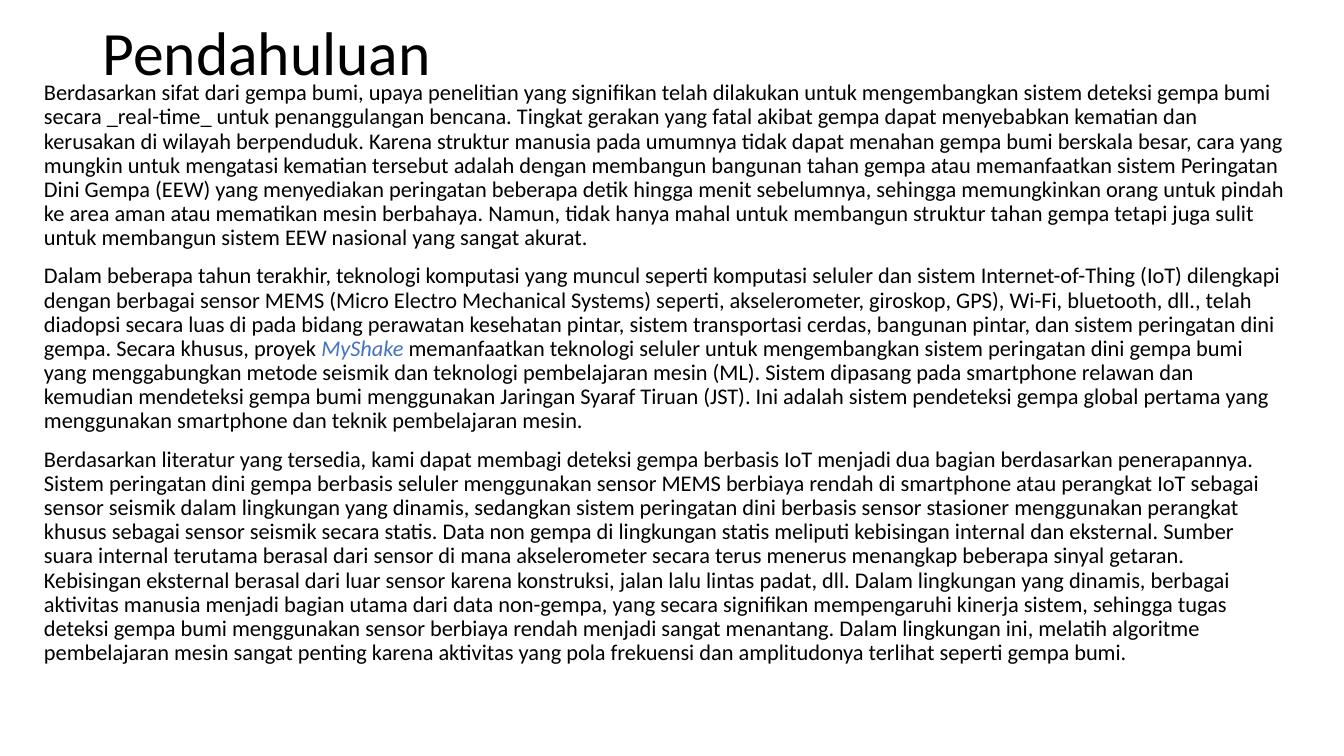
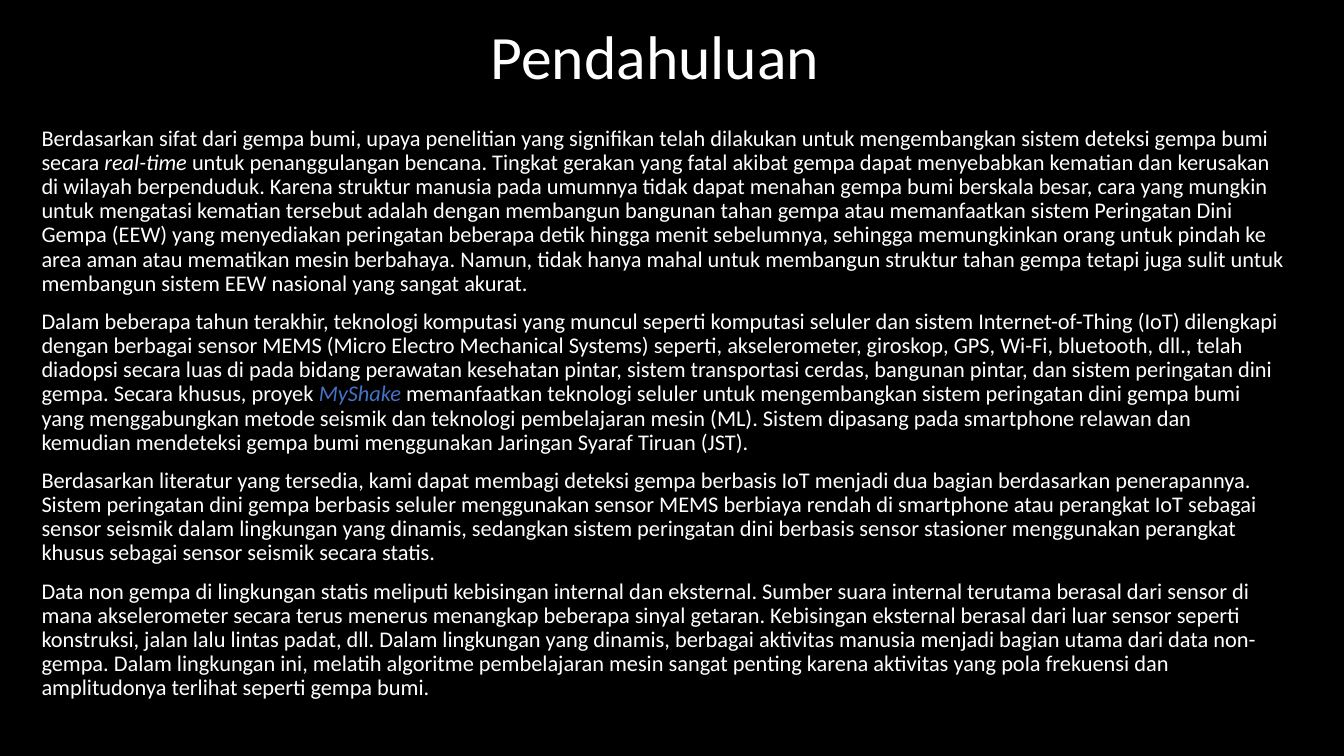
Before and after one commit to juvina03/SBP, a slide deck: slide 3 of PPT_Presentasi_SBP.pptx. Drawn at 1344x756 pixels with LibreOffice and Linux fonts; fonts in the diff are those of the drawing. Boxes give left, top, right and bottom in pixels: in the first picture for what was removed or moved away, otherwise in the second. Text is boxed around its words. In the diff, an @@ line names an element or a change of style, - is before the commit and + after.

```diff
--- a/PPT_Presentasi_SBP.pptx
+++ b/PPT_Presentasi_SBP.pptx
@@ background #FFFFFF to #000000 @@
@@ title "Pendahuluan": place and size @@
-title "Pendahuluan" at [102, 32, 430, 90]
+title "Pendahuluan" at [491, 36, 819, 80]
@@ title "Pendahuluan" at [491, 36, 819, 80]: text colour #000000 to #FFFFFF @@
@@ text at [42, 130, 1284, 699]: text changed; text colour #000000 to #FFFFFF @@
-Berdasarkan sifat dari gempa bumi, upaya penelitian yang signifikan telah dilakukan untuk mengembangkan sistem deteksi gempa bumi secara _real-time_ untuk penanggulangan bencana. Tingkat gerakan yang fatal akibat gempa dapat menyebabkan kematian dan kerusakan di wilayah berpenduduk. Karena struktur manusia pada umumnya tidak dapat menahan gempa bumi berskala besar, cara yang mungkin untuk mengatasi kematian tersebut adalah dengan membangun bangunan tahan gempa atau memanfaatkan sistem Peringatan Dini Gempa (EEW) yang menyediakan peringatan beberapa detik hingga menit sebelumnya, sehingga memungkinkan orang untuk pindah ke area aman atau mematikan mesin berbahaya. Namun, tidak hanya mahal untuk membangun struktur tahan gempa tetapi juga sulit untuk membangun sistem EEW nasional yang sangat akurat.
-Dalam beberapa tahun terakhir, teknologi komputasi yang muncul seperti komputasi seluler dan sistem Internet-of-Thing (IoT) dilengkapi dengan berbagai sensor MEMS (Micro Electro Mechanical Systems) seperti, akselerometer, giroskop, GPS), Wi-Fi, bluetooth, dll., telah diadopsi secara luas di pada bidang perawatan kesehatan pintar, sistem transportasi cerdas, bangunan pintar, dan sistem peringatan dini gempa. Secara khusus, proyek MyShake memanfaatkan teknologi seluler untuk mengembangkan sistem peringatan dini gempa bumi yang menggabungkan metode seismik dan teknologi pembelajaran mesin (ML). Sistem dipasang pada smartphone relawan dan kemudian mendeteksi gempa bumi menggunakan Jaringan Syaraf Tiruan (JST). Ini adalah sistem pendeteksi gempa global pertama yang menggunakan smartphone dan teknik pembelajaran mesin.
-Berdasarkan literatur yang tersedia, kami dapat membagi deteksi gempa berbasis IoT menjadi dua bagian berdasarkan penerapannya. Sistem peringatan dini gempa berbasis seluler menggunakan sensor MEMS berbiaya rendah di smartphone atau perangkat IoT sebagai sensor seismik dalam lingkungan yang dinamis, sedangkan sistem peringatan dini berbasis sensor stasioner menggunakan perangkat khusus sebagai sensor seismik secara statis. Data non gempa di lingkungan statis meliputi kebisingan internal dan eksternal. Sumber suara internal terutama berasal dari sensor di mana akselerometer secara terus menerus menangkap beberapa sinyal getaran. Kebisingan eksternal berasal dari luar sensor karena konstruksi, jalan lalu lintas padat, dll. Dalam lingkungan yang dinamis, berbagai aktivitas manusia menjadi bagian utama dari data non-gempa, yang secara signifikan mempengaruhi kinerja sistem, sehingga tugas deteksi gempa bumi menggunakan sensor berbiaya rendah menjadi sangat menantang. Dalam lingkungan ini, melatih algoritme pembelajaran mesin sangat penting karena aktivitas yang pola frekuensi dan amplitudonya terlihat seperti gempa bumi.
+Berdasarkan sifat dari gempa bumi, upaya penelitian yang signifikan telah dilakukan untuk mengembangkan sistem deteksi gempa bumi secara real-time untuk penanggulangan bencana. Tingkat gerakan yang fatal akibat gempa dapat menyebabkan kematian dan kerusakan di wilayah berpenduduk. Karena struktur manusia pada umumnya tidak dapat menahan gempa bumi berskala besar, cara yang mungkin untuk mengatasi kematian tersebut adalah dengan membangun bangunan tahan gempa atau memanfaatkan sistem Peringatan Dini Gempa (EEW) yang menyediakan peringatan beberapa detik hingga menit sebelumnya, sehingga memungkinkan orang untuk pindah ke area aman atau mematikan mesin berbahaya. Namun, tidak hanya mahal untuk membangun struktur tahan gempa tetapi juga sulit untuk membangun sistem EEW nasional yang sangat akurat.
+Dalam beberapa tahun terakhir, teknologi komputasi yang muncul seperti komputasi seluler dan sistem Internet-of-Thing (IoT) dilengkapi dengan berbagai sensor MEMS (Micro Electro Mechanical Systems) seperti, akselerometer, giroskop, GPS, Wi-Fi, bluetooth, dll., telah diadopsi secara luas di pada bidang perawatan kesehatan pintar, sistem transportasi cerdas, bangunan pintar, dan sistem peringatan dini gempa. Secara khusus, proyek MyShake memanfaatkan teknologi seluler untuk mengembangkan sistem peringatan dini gempa bumi yang menggabungkan metode seismik dan teknologi pembelajaran mesin (ML). Sistem dipasang pada smartphone relawan dan kemudian mendeteksi gempa bumi menggunakan Jaringan Syaraf Tiruan (JST).
+Berdasarkan literatur yang tersedia, kami dapat membagi deteksi gempa berbasis IoT menjadi dua bagian berdasarkan penerapannya. Sistem peringatan dini gempa berbasis seluler menggunakan sensor MEMS berbiaya rendah di smartphone atau perangkat IoT sebagai sensor seismik dalam lingkungan yang dinamis, sedangkan sistem peringatan dini berbasis sensor stasioner menggunakan perangkat khusus sebagai sensor seismik secara statis.
+Data non gempa di lingkungan statis meliputi kebisingan internal dan eksternal. Sumber suara internal terutama berasal dari sensor di mana akselerometer secara terus menerus menangkap beberapa sinyal getaran. Kebisingan eksternal berasal dari luar sensor seperti konstruksi, jalan lalu lintas padat, dll. Dalam lingkungan yang dinamis, berbagai aktivitas manusia menjadi bagian utama dari data non-gempa. Dalam lingkungan ini, melatih algoritme pembelajaran mesin sangat penting karena aktivitas yang pola frekuensi dan amplitudonya terlihat seperti gempa bumi.
```
Also in this commit, not shown: 8 other slides changed, 7 slides added, 13 slides removed.
